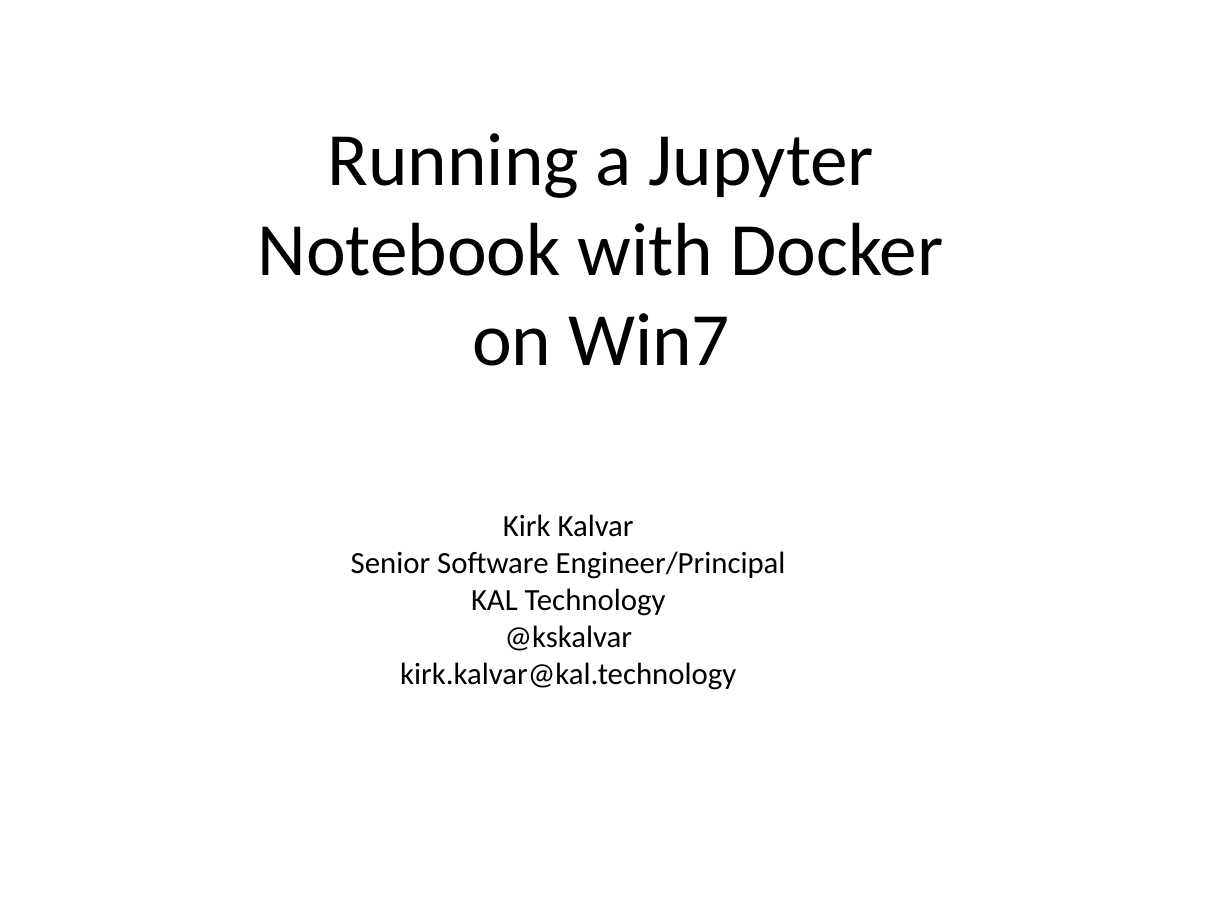
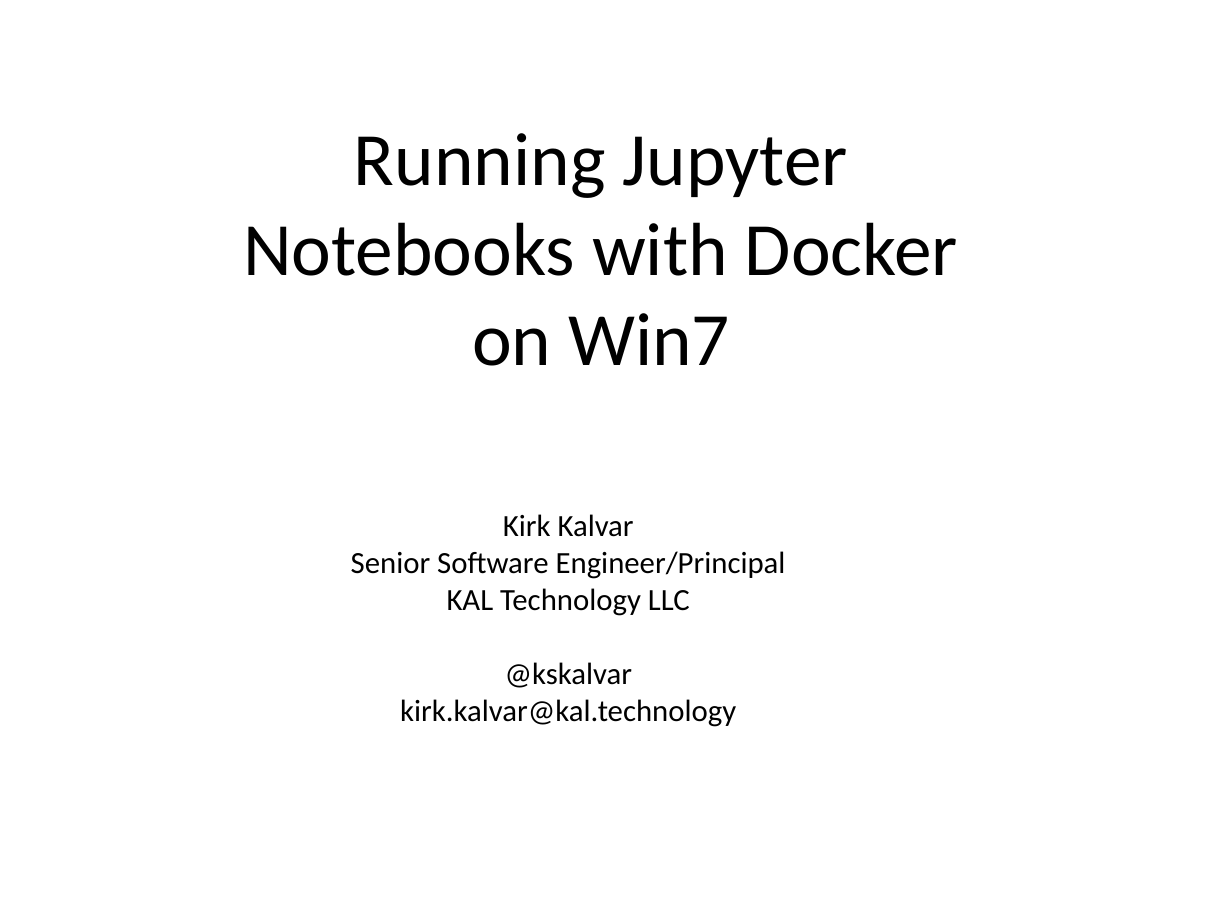
Before and after one commit to kskalvar/jupyter-notebook-with-docker-win7, a slide deck: slide 1 of slides/Jupyter Notebook with Docker on Win7.pptx. Drawn at 1232x924 pixels with LibreOffice and Linux fonts; fonts in the diff are those of the drawing; background and template pictures are left out. Boxes give left, top, right and bottom in pixels: in the first picture for what was removed or moved away, otherwise in the second. Text is boxed around its words. In the diff, an @@ line names an element or a change of style, - is before the commit and + after.

```diff
--- a/slides/Jupyter Notebook with Docker on Win7.pptx
+++ b/slides/Jupyter Notebook with Docker on Win7.pptx
@@ text at (x1=243, y1=133, x2=958, y2=366): text changed @@
-Running a Jupyter Notebook with Docker on Win7
+Running Jupyter Notebooks with Docker on Win7
@@ text at (x1=447, y1=588, x2=690, y2=616): text changed @@
-KAL Technology
+KAL Technology LLC
```
Also in this commit, not shown: 6 other slides changed.
